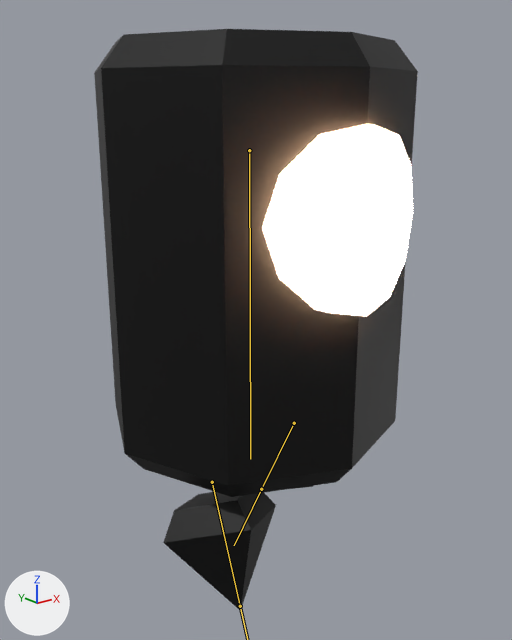
One commit to the FBX model Assets/Models/Character.fbx: the scene before it, then after it.
Camera for both pictures: a 50 mm lens placed at (-1.68, -2.14, 1.67), pointed at (0.01, -0.02, 0.82). Arrows for +X, +Y and +Z are at lower left; the lights stay in place. Both versions are drawn at frame 19 of the action 'Armature|ArmatureAction'; the numbers are the values there. The bones that bend it are drawn over the model as lines.
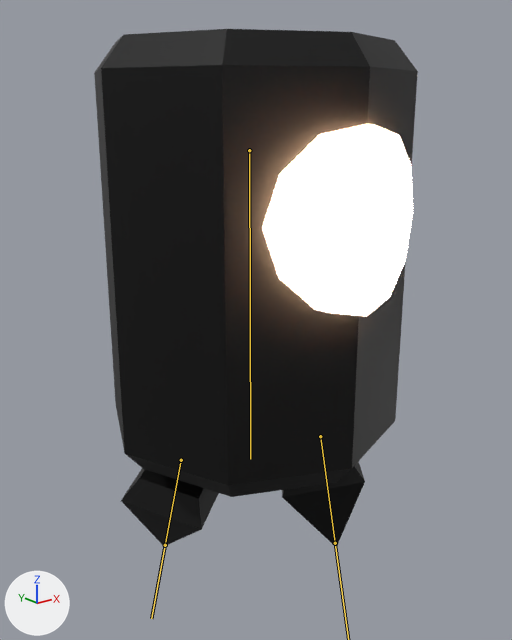
Diff of the bpy script that builds the scene:
```diff
--- a/Assets/Models/Character.fbx.py
+++ b/Assets/Models/Character.fbx.py
@@ bone_right @@
 bone_right = bpy.data.objects['Armature'].pose.bones['right']  # child of 'main'
-bone_right.location = (0.0, 0.0, 0.091)
-bone_right.rotation_quaternion = (0.974, 0.225, -0.008, 0.0)  # degrees (26, -1, 0)
+bone_right.location = (0.0, 0.0, -0.084)
+bone_right.rotation_quaternion = (0.991, -0.135, 0.005, 0.0)  # degrees (-16, 1, 0)
@@ bone_left @@
 bone_left = bpy.data.objects['Armature'].pose.bones['left']  # child of 'main'
-bone_left.location = (0.0, 0.0, -0.105)
-bone_left.rotation_quaternion = (0.978, -0.206, 0.007, 0.0)  # degrees (-24, 1, 0)
+bone_left.location = (0.0, 0.0, 0.117)
+bone_left.rotation_quaternion = (0.991, 0.133, -0.005, 0.0)  # degrees (15, -1, 0)
```

Boxes [x1, y1, x2, y2] around the edits, measured in the pictures (512 x 640 px):
'Cone', posed (11% shorter): before [94, 29, 418, 611]; after [94, 29, 418, 547]
bone 'right', root to tip: before (294, 423) to (261, 489); after (320, 436) to (335, 543)
bone 'left', root to tip: before (212, 482) to (240, 606); after (181, 460) to (165, 545)
